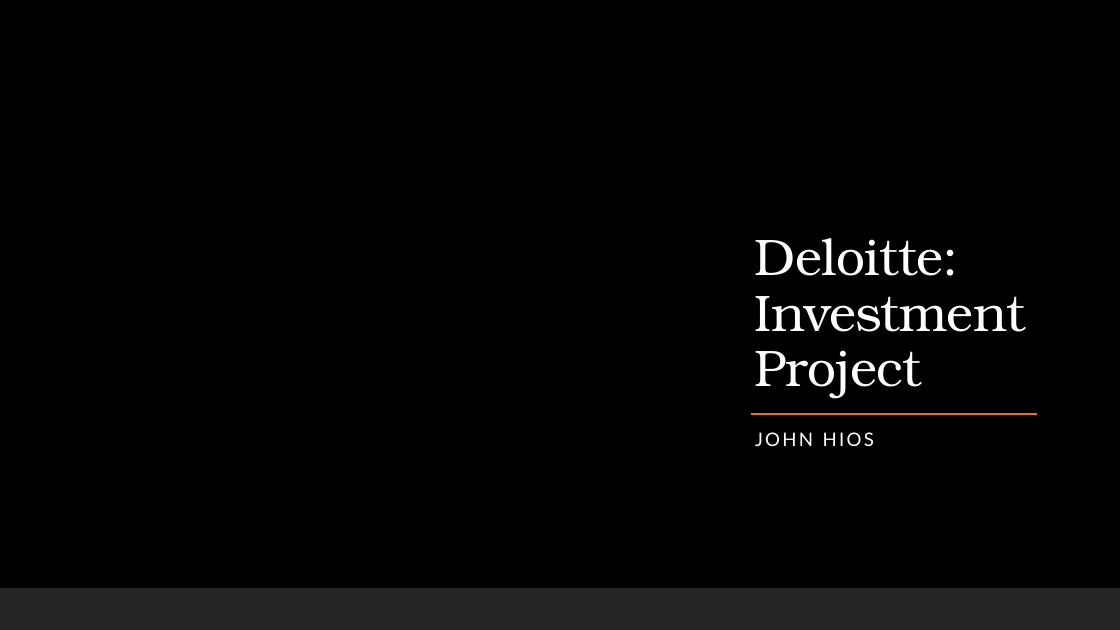
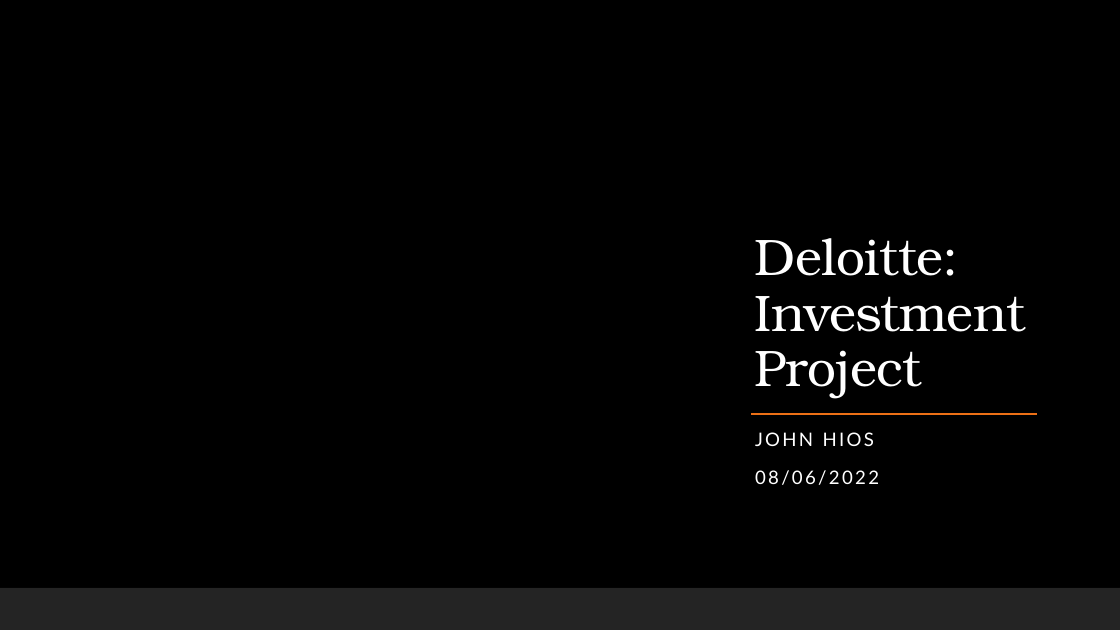
Before and after one commit to JohnHios/final_project, a slide deck: slide 1 of deloitte_investment_project/outputs/Deloitte_Investment_Project_JohnHios.pptx. Drawn at 1120x630 pixels with LibreOffice and Linux fonts; fonts in the diff are those of the drawing; background and template pictures are left out. Boxes give left, top, right and bottom in pixels: in the first picture for what was removed or moved away, otherwise in the second. Text is boxed around its words. In the diff, an @@ line names an element or a change of style, - is before the commit and + after.

```diff
--- a/deloitte_investment_project/outputs/Deloitte_Investment_Project_JohnHios.pptx
+++ b/deloitte_investment_project/outputs/Deloitte_Investment_Project_JohnHios.pptx
@@ subtitle at <box>755,470,879,485</box>: paragraph added @@
+08/06/2022
```
Also in this commit, not shown: 2 other slides changed.
